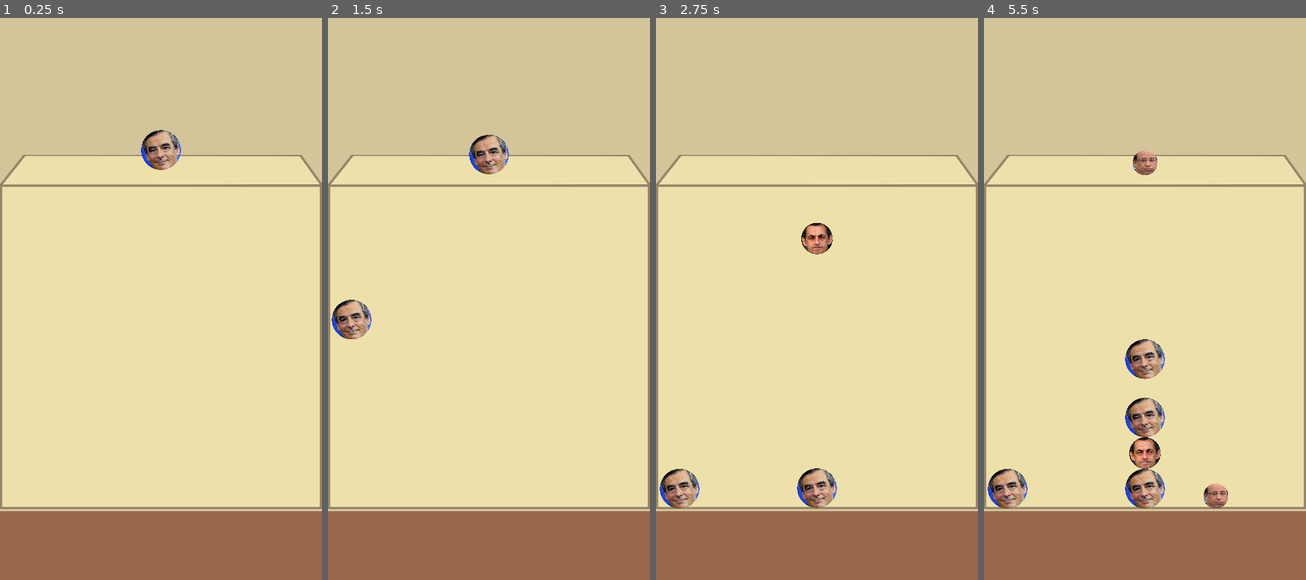
Above: before the commit, frames 1-4 (left to right).
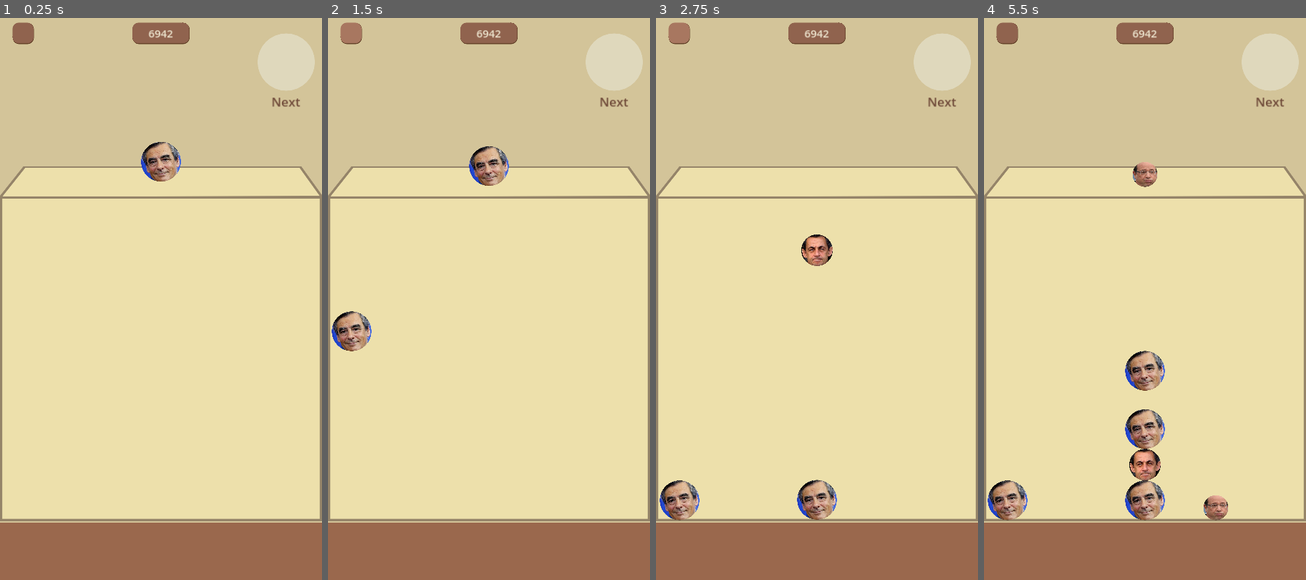
Above: after the commit, the same moments.

Repository: jaajCorp/siuuuka-game
Game: Godot game, scene res://scenes/Game/GameUI.tscn
Two runs of this game, one before a commit and one after it. Both use one fixed random seed, a clock stepped at 60 frames per second and the inputs below. The project has no main scene, so this scene is started directly. The engine's default icon, where the game draws it, is replaced by a stand-in: a white triangle on a blue panel in a dark square.
Inputs (mouse positions are in pixels of both pictures, inside the frame that each line leads up to):
- Up to frame 1 (0.25 s): no input
- Up to frame 2 (1.5 s): click (350, 34) at 0.52 s; click (350, 34) at 1.27 s
- Up to frame 3 (2.75 s): click (678, 34) at 2.02 s
- Up to frame 4 (5.5 s): move the mouse to (1215, 265) at 2.77 s; click (1215, 265) at 2.92 s; move the mouse to (1080, 321) at 3.52 s; click (1080, 321) at 3.67 s; move the mouse to (1177, 169) at 4.27 s; click (1177, 169) at 4.42 s; move the mouse to (1128, 405) at 5.02 s; click (1128, 405) at 5.17 s

The runs differ from the first frame. In frame 1, 8.9% of the frame differs, in the area x 0-100%, y 0-90%; in frame 2, 9.8%; in frame 3, 10%; in frame 4, 12%.

Commit message:
style(game): Got nice UI layout

Diff:
--- /dev/null
+++ b/res/ui_theme.tres
@@ -0,0 +1,52 @@
+[gd_resource type="Theme" load_steps=6 format=3 uid="uid://cjenmxr6qql66"]
+
+[sub_resource type="StyleBoxEmpty" id="StyleBoxEmpty_e0evu"]
+
+[sub_resource type="StyleBoxFlat" id="StyleBoxFlat_dehq3"]
+bg_color = Color(0.659786, 0.46589, 0.375693, 1)
+border_width_right = 1
+border_width_bottom = 2
+border_color = Color(0.384314, 0.25098, 0.152941, 1)
+corner_radius_top_left = 14
+corner_radius_top_right = 14
+corner_radius_bottom_right = 14
+corner_radius_bottom_left = 14
+
+[sub_resource type="StyleBoxFlat" id="StyleBoxFlat_vln4o"]
+bg_color = Color(0.564706, 0.388235, 0.305882, 1)
+border_width_right = 1
+border_width_bottom = 2
+border_color = Color(0.384314, 0.25098, 0.152941, 1)
+corner_radius_top_left = 14
+corner_radius_top_right = 14
+corner_radius_bottom_right = 14
+corner_radius_bottom_left = 14
+
+[sub_resource type="StyleBoxFlat" id="StyleBoxFlat_hvhdi"]
+bg_color = Color(0.564706, 0.388235, 0.305882, 1)
+border_width_left = 1
+border_width_top = 1
+border_color = Color(0.384314, 0.25098, 0.152941, 0)
+corner_radius_top_left = 14
+corner_radius_top_right = 14
+corner_radius_bottom_right = 14
+corner_radius_bottom_left = 14
+
+[sub_resource type="StyleBoxFlat" id="StyleBoxFlat_dheyu"]
+bg_color = Color(0.564706, 0.388235, 0.305882, 1)
+border_width_right = 1
+border_width_bottom = 2
+border_color = Color(0.384314, 0.25098, 0.152941, 1)
+corner_radius_top_left = 14
+corner_radius_top_right = 14
+corner_radius_bottom_right = 14
+corner_radius_bottom_left = 14
+
+[resource]
+Button/styles/focus = SubResource("StyleBoxEmpty_e0evu")
+Button/styles/hover = SubResource("StyleBoxFlat_dehq3")
+Button/styles/normal = SubResource("StyleBoxFlat_vln4o")
+Button/styles/pressed = SubResource("StyleBoxFlat_hvhdi")
+Label/colors/font_color = Color(0.930629, 0.898496, 0.811719, 1)
+Label/font_sizes/font_size = 24
+Panel/styles/panel = SubResource("StyleBoxFlat_dheyu")
--- a/scenes/Game/GameUI.tscn
+++ b/scenes/Game/GameUI.tscn
@@ -1,8 +1,16 @@
-[gd_scene load_steps=4 format=3 uid="uid://ds15eem7lyxir"]
+[gd_scene load_steps=6 format=3 uid="uid://ds15eem7lyxir"]
 
+[ext_resource type="Theme" uid="uid://cjenmxr6qql66" path="res://res/ui_theme.tres" id="1_ioi18"]
 [ext_resource type="Texture2D" uid="uid://dxxs4tafnr2b8" path="res://assets/img/ui/jar.png" id="1_jgld7"]
 [ext_resource type="PackedScene" uid="uid://cmu6mss2cn51m" path="res://scenes/Game/GameCore.tscn" id="2_l10mu"]
 [ext_resource type="Script" path="res://scripts/components/Node2DContainer.gd" id="2_w46qg"]
+
+[sub_resource type="StyleBoxFlat" id="StyleBoxFlat_ugm33"]
+bg_color = Color(0.87451, 0.847059, 0.737255, 1)
+corner_radius_top_left = 64
+corner_radius_top_right = 64
+corner_radius_bottom_right = 64
+corner_radius_bottom_left = 64
 
 [node name="GameUi" type="Control"]
 layout_mode = 3
@@ -11,6 +19,7 @@
 anchor_bottom = 1.0
 grow_horizontal = 2
 grow_vertical = 2
+theme = ExtResource("1_ioi18")
 
 [node name="VBoxContainer" type="VBoxContainer" parent="."]
 layout_mode = 1
@@ -20,10 +29,83 @@
 grow_horizontal = 2
 grow_vertical = 2
 
-[node name="Top" type="HBoxContainer" parent="VBoxContainer"]
+[node name="Top" type="VBoxContainer" parent="VBoxContainer"]
 custom_minimum_size = Vector2(0, 200)
 layout_mode = 2
 size_flags_vertical = 3
+
+[node name="MarginContainer" type="MarginContainer" parent="VBoxContainer/Top"]
+layout_mode = 2
+theme_override_constants/margin_top = 32
+
+[node name="GridContainer" type="GridContainer" parent="VBoxContainer/Top"]
+layout_mode = 2
+size_flags_vertical = 4
+columns = 3
+
+[node name="Settings" type="HBoxContainer" parent="VBoxContainer/Top/GridContainer"]
+layout_mode = 2
+size_flags_horizontal = 3
+size_flags_vertical = 0
+
+[node name="MarginContainer" type="MarginContainer" parent="VBoxContainer/Top/GridContainer/Settings"]
+layout_mode = 2
+theme_override_constants/margin_left = 24
+
+[node name="Button" type="Button" parent="VBoxContainer/Top/GridContainer/Settings"]
+custom_minimum_size = Vector2(48, 48)
+layout_mode = 2
+size_flags_horizontal = 4
+size_flags_vertical = 4
+
+[node name="Score" type="HBoxContainer" parent="VBoxContainer/Top/GridContainer"]
+layout_mode = 2
+size_flags_horizontal = 3
+size_flags_vertical = 0
+alignment = 1
+
+[node name="Panel" type="Panel" parent="VBoxContainer/Top/GridContainer/Score"]
+custom_minimum_size = Vector2(128, 48)
+layout_mode = 2
+size_flags_vertical = 4
+
+[node name="Label" type="Label" parent="VBoxContainer/Top/GridContainer/Score/Panel"]
+layout_mode = 1
+anchors_preset = 15
+anchor_right = 1.0
+anchor_bottom = 1.0
+grow_horizontal = 2
+grow_vertical = 2
+text = "6942"
+horizontal_alignment = 1
+vertical_alignment = 1
+
+[node name="Next" type="HBoxContainer" parent="VBoxContainer/Top/GridContainer"]
+layout_mode = 2
+size_flags_horizontal = 3
+size_flags_vertical = 3
+alignment = 2
+
+[node name="MarginContainer" type="MarginContainer" parent="VBoxContainer/Top/GridContainer/Next"]
+layout_mode = 2
+theme_override_constants/margin_top = 24
+theme_override_constants/margin_right = 16
+
+[node name="VBoxContainer" type="VBoxContainer" parent="VBoxContainer/Top/GridContainer/Next/MarginContainer"]
+layout_mode = 2
+
+[node name="Panel" type="Panel" parent="VBoxContainer/Top/GridContainer/Next/MarginContainer/VBoxContainer"]
+custom_minimum_size = Vector2(128, 128)
+layout_mode = 2
+theme_override_styles/panel = SubResource("StyleBoxFlat_ugm33")
+
+[node name="Label" type="Label" parent="VBoxContainer/Top/GridContainer/Next/MarginContainer/VBoxContainer"]
+layout_mode = 2
+theme_override_colors/font_color = Color(0.434291, 0.290224, 0.222828, 1)
+theme_override_font_sizes/font_size = 28
+text = "Next"
+horizontal_alignment = 1
+vertical_alignment = 1
 
 [node name="AspectRatioContainer" type="AspectRatioContainer" parent="VBoxContainer"]
 layout_mode = 2
@@ -65,8 +147,10 @@
 position = Vector2(360, -80.7043)
 
 [node name="Ground" type="ColorRect" parent="VBoxContainer"]
+custom_minimum_size = Vector2(0, 128)
 layout_mode = 2
 size_flags_vertical = 3
+size_flags_stretch_ratio = 0.1
 color = Color(0.603922, 0.407843, 0.301961, 1)
 
 [editable path="VBoxContainer/AspectRatioContainer/JarTexture/VBoxContainer/JarInside/GameCore"]
